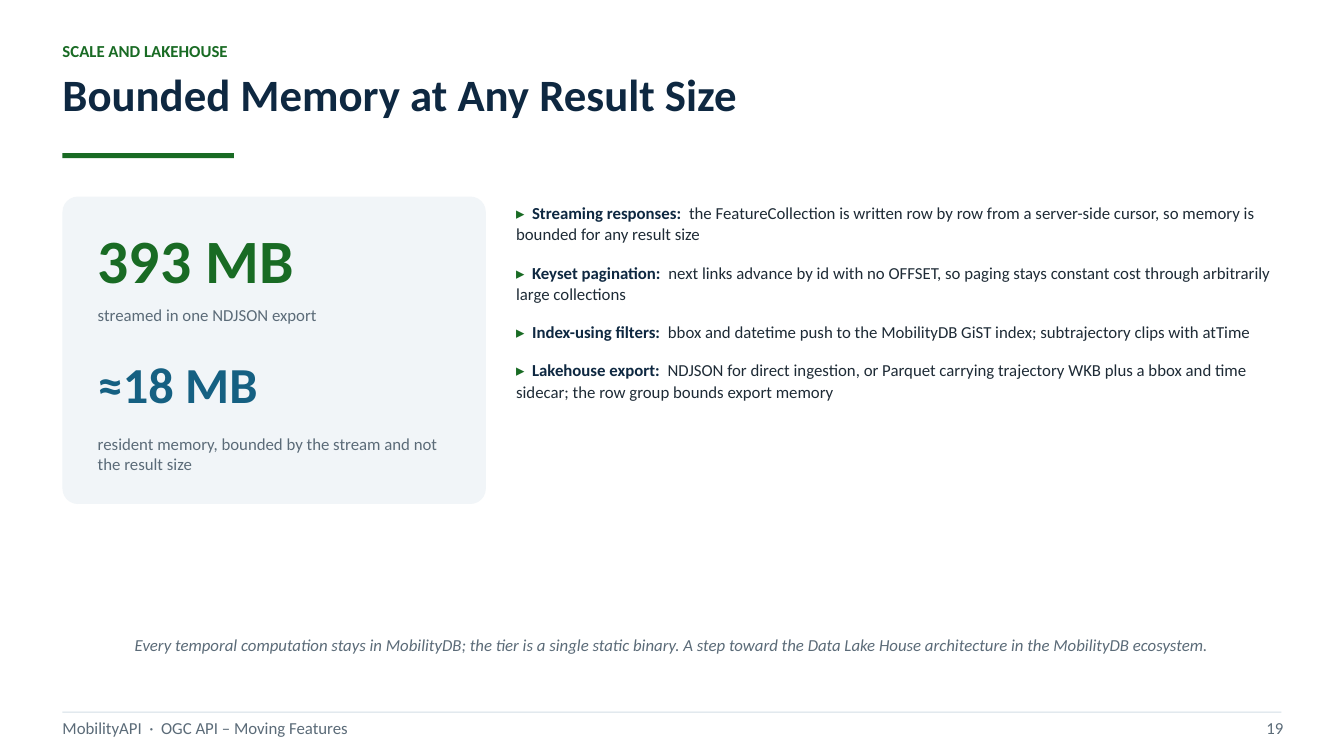
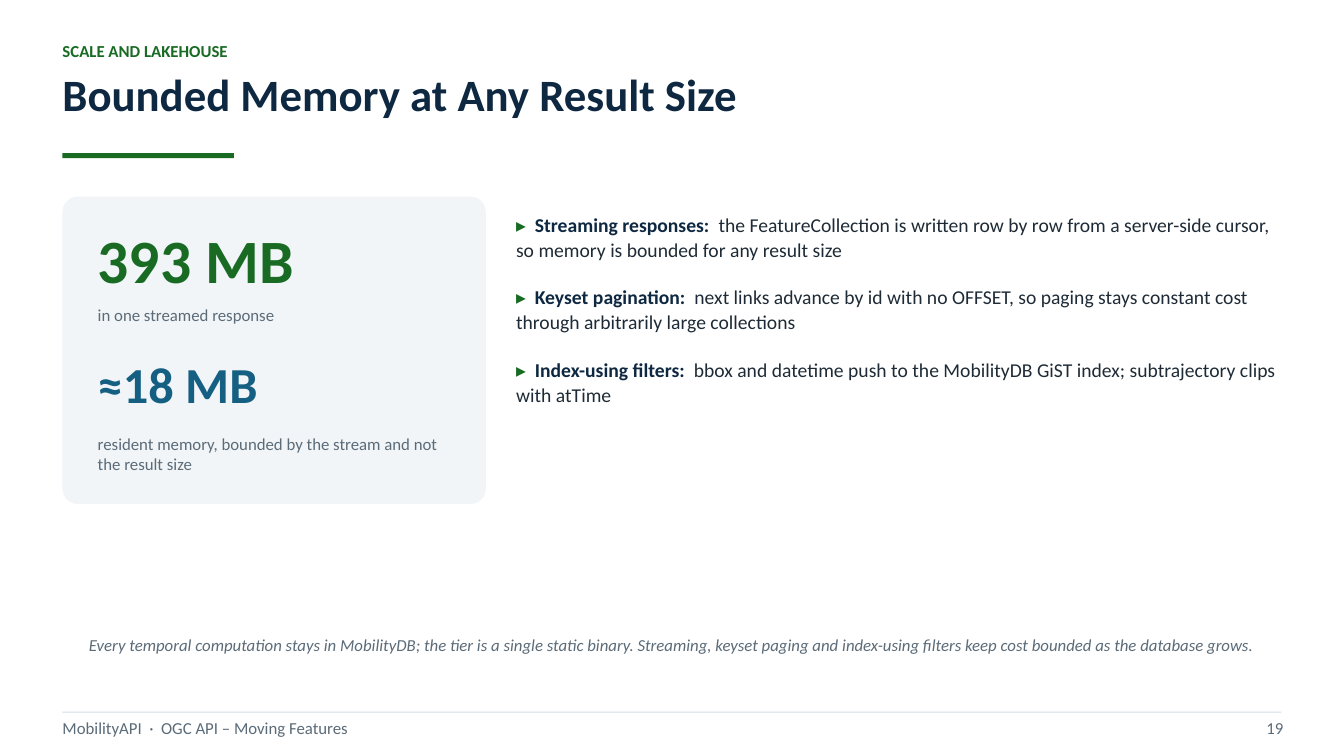
Before and after one commit to MobilityDB/MobilityAPI, a slide deck: slide 22 of MobilityAPIV5.pptx. Drawn at 1344x756 pixels with LibreOffice and Linux fonts; fonts in the diff are those of the drawing. Boxes give left, top, right and bottom in pixels: in the first picture for what was removed or moved away, otherwise in the second. Text is boxed around its words. In the diff, an @@ line names an element or a change of style, - is before the commit and + after.

```diff
--- a/MobilityAPIV5.pptx
+++ b/MobilityAPIV5.pptx
@@ text "▸ Streaming responses: the FeatureCollection ...": place and size @@
-text "▸ Streaming responses: the FeatureCollection ..." at box(516, 207, 1270, 401)
+text "▸ Streaming responses: the FeatureCollection ..." at box(516, 218, 1275, 402)
@@ text "▸ Streaming responses: the FeatureCollection ..." at box(516, 218, 1275, 402): size 12 to 14 pt; more space between paragraphs @@
@@ text at box(98, 309, 274, 324): text changed @@
-streamed in one NDJSON export
+in one streamed response
@@ text at box(516, 364, 1246, 401): paragraph removed @@
-▸ Lakehouse export: NDJSON for direct ingestion, or Parquet carrying trajectory WKB plus a bbox and time sidecar; the row group bounds export memory
@@ text at box(89, 639, 1253, 654): text changed @@
-Every temporal computation stays in MobilityDB; the tier is a single static binary. A step toward the Data Lake House architecture in the MobilityDB ecosystem.
+Every temporal computation stays in MobilityDB; the tier is a single static binary. Streaming, keyset paging and index-using filters keep cost bounded as the database grows.
```
Also in this commit, not shown: 16 other slides changed, 2 slides added, 1 slide removed, 1 other file.
